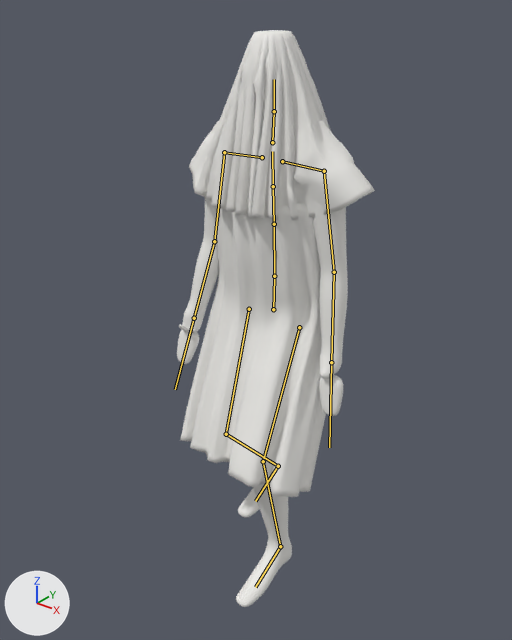
A saved change to the FBX model TallerFinal/Assets/_Project/Art/Models/Character/SN-01_Sonador.fbx.
One viewpoint serves both versions: a 50 mm camera at (1.167, -1.545, 1.808) aimed at (-0.033, -0.046, 0.878). The lights are fixed; the arrows at lower left show +X, +Y and +Z. The older version comes first. Both versions are drawn at frame 7 of the action 'Walk'; the numbers are the values there. The bones that change, and the others that lie on the model, are drawn over the model as lines.

Names of what the first picture shows: 'SN_Body', 'SN_Tunic', 'SN_Veil'.
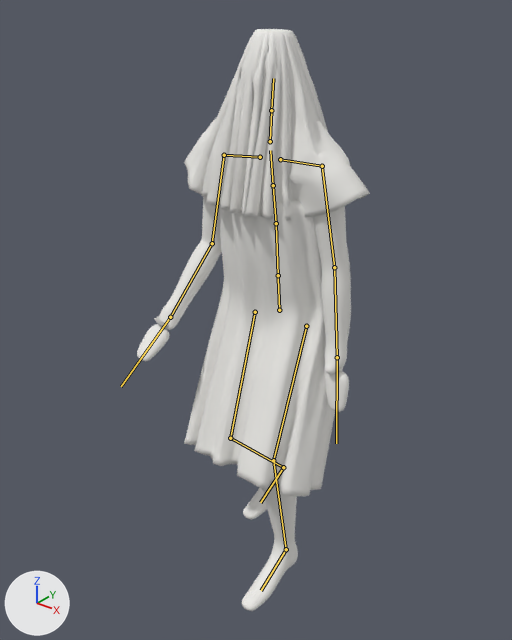
Location of each change, (x1, y1, x2, y2) in pixels of the pictures (512 x 640 px):
'SN_Tunic', posed (8% wider)
    before: (180, 203, 334, 497)
    after: (184, 201, 351, 496)
'SN_Veil', posed
    before: (189, 30, 375, 221)
    after: (184, 29, 370, 220)
'SN_Body', posed
    before: (177, 197, 348, 607)
    after: (137, 152, 350, 611)
bone 'Hips', root to tip
    before: (273, 309) to (274, 278)
    after: (279, 310) to (278, 278)
bone 'Spine', root to tip
    before: (274, 276) to (274, 224)
    after: (278, 275) to (276, 223)
bone 'Chest', root to tip
    before: (274, 224) to (273, 186)
    after: (276, 223) to (273, 185)
bone 'UpperChest', root to tip
    before: (273, 186) to (272, 151)
    after: (273, 185) to (270, 150)
bone 'Neck', root to tip
    before: (272, 142) to (274, 111)
    after: (270, 141) to (271, 110)
bone 'Head', root to tip
    before: (274, 111) to (274, 79)
    after: (271, 110) to (273, 78)
bone 'LeftUpperArm', root to tip
    before: (324, 171) to (334, 272)
    after: (322, 166) to (334, 267)
bone 'LeftLowerArm', root to tip
    before: (334, 272) to (331, 362)
    after: (334, 267) to (337, 357)
bone 'LeftHand', root to tip
    before: (331, 362) to (329, 447)
    after: (337, 357) to (336, 443)
bone 'RightUpperArm', root to tip
    before: (224, 152) to (214, 241)
    after: (224, 155) to (212, 243)
bone 'RightLowerArm', root to tip
    before: (214, 241) to (194, 318)
    after: (212, 243) to (170, 317)
bone 'RightHand', root to tip
    before: (194, 318) to (175, 389)
    after: (170, 317) to (121, 386)
bone 'LeftUpperLeg', root to tip
    before: (299, 327) to (263, 461)
    after: (306, 326) to (273, 460)
bone 'LeftLowerLeg', root to tip
    before: (263, 461) to (280, 546)
    after: (273, 460) to (286, 549)
bone 'LeftFoot', root to tip
    before: (280, 546) to (255, 587)
    after: (286, 549) to (261, 590)
bone 'RightUpperLeg', root to tip
    before: (249, 309) to (226, 434)
    after: (255, 312) to (230, 438)
bone 'RightLowerLeg', root to tip
    before: (226, 434) to (278, 466)
    after: (230, 438) to (283, 467)

What the commit changed:
Bone 'Hips' (bone_hips) moves from (0.0, -0.045, -0.002) to (0.022, -0.04, -0.002).
Bone 'Hips' (bone_hips) turns from (4, 1, -2) to (4, 1, 3) degrees about its own x, y and z.
Bone 'Spine' (bone_spine) turns from (0, 0, 2) to (0, 0, -1) degrees about its own x, y and z.
Bone 'Chest' (bone_chest) turns from (-1, -1, 0) to (-1, -1, 1) degrees about its own x, y and z.
Bone 'UpperChest' (bone_upperchest) turns from (-5, 0, 0) to (-6, 0, 1) degrees about its own x, y and z.
Bone 'Neck' (bone_neck) turns from (-4, 0, 0) to (-5, 0, -5) degrees about its own x, y and z.
Bone 'Head' (bone_head) turns from (8, 0, 0) to (6, 1, 0) degrees about its own x, y and z.
Bone 'LeftUpperArm' (bone_leftupperarm) turns from (-42, 2, 4) to (-44, 2, 5) degrees about its own x, y and z.
Bone 'LeftLowerArm' (bone_leftlowerarm) turns from (0, 0, -12) to (0, 0, -10) degrees about its own x, y and z.
Bone 'LeftHand' (bone_lefthand) turns from (0, 0, 0) to (0, 0, -3) degrees about its own x, y and z.
Bone 'RightUpperArm' (bone_rightupperarm) turns from (-42, 0, 0) to (-38, 1, 2) degrees about its own x, y and z.
Bone 'RightLowerArm' (bone_rightlowerarm) turns from (0, 0, 13) to (1, 0, 34) degrees about its own x, y and z.
Bone 'RightHand' (bone_righthand) turns from (0, 0, 0) to (1, 0, 9) degrees about its own x, y and z.
Bone 'LeftUpperLeg' (bone_leftupperleg) turns from (28, 0, 1) to (26, 1, -3) degrees about its own x, y and z.
Bone 'LeftLowerLeg' (bone_leftlowerleg) turns from (-34, 0, 1) to (-29, 0, 1) degrees about its own x, y and z.
Bone 'LeftFoot' (bone_leftfoot) turns from (5, 0, -1) to (2, 0, 0) degrees about its own x, y and z.
Bone 'RightUpperLeg' (bone_rightupperleg) turns from (20, 0, 2) to (21, 0, -3) degrees about its own x, y and z.
Bone 'RightLowerLeg' (bone_rightlowerleg) turns from (-56, 0, 0) to (-58, 0, 0) degrees about its own x, y and z.
